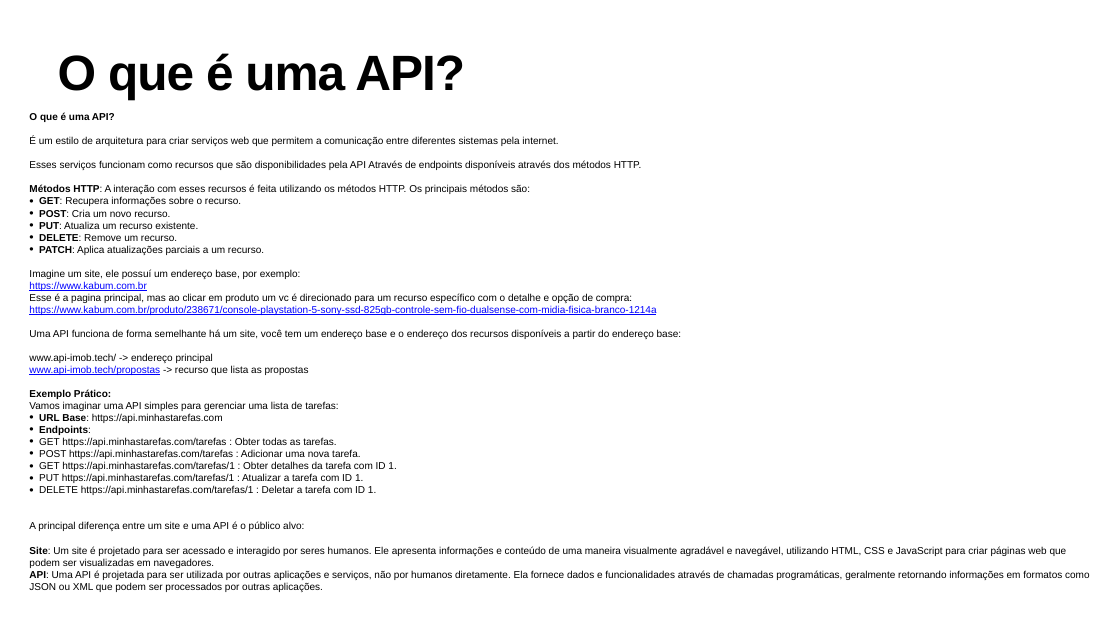
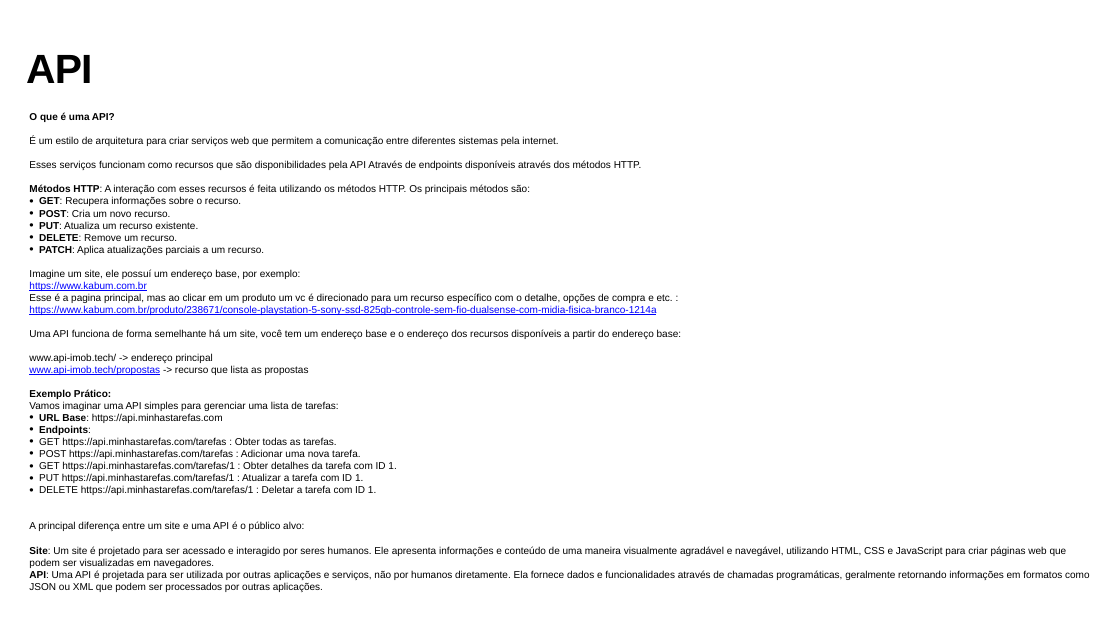
Before and after one commit to snowgui/Digimon-API-Test, a slide deck: slide 5 of aula-tech/aula-tech.pptx. Drawn at 1120x630 pixels with LibreOffice and Linux fonts; fonts in the diff are those of the drawing; background and template pictures are left out. Boxes give left, top, right and bottom in pixels: in the first picture for what was removed or moved away, otherwise in the second. Text is boxed around its words. In the diff, an @@ line names an element or a change of style, - is before the commit and + after.

```diff
--- a/aula-tech/aula-tech.pptx
+++ b/aula-tech/aula-tech.pptx
@@ title at <box>26,55,92,83</box>: text changed; size 85 to 70 pt @@
-O que é uma API?
+API
@@ text at <box>29,282,673,303</box>: text changed @@
-https://www.kabum.com.br
-Esse é a pagina principal, mas ao clicar em produto um vc é direcionado para um recurso específico com o detalhe e opção de compra:
+https://www.kabum.com.br
+Esse é a pagina principal, mas ao clicar em um produto um vc é direcionado para um recurso específico com o detalhe, opções de compra e etc. :
```
Also in this commit, not shown: 7 other slides changed, 2 other files.
